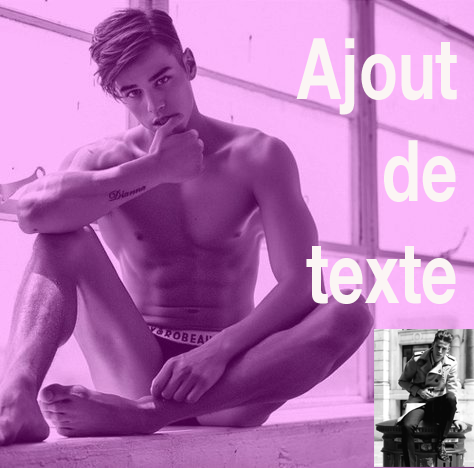
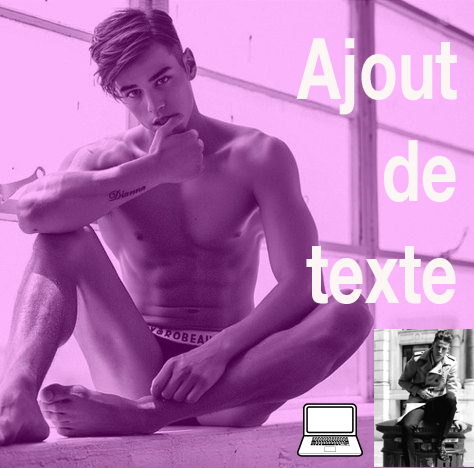
Before/after of a (474, 468) layered artwork. What changed in the layer stack:
added layer "laptop" above "Calque 3" over [297, 403, 363, 457]
